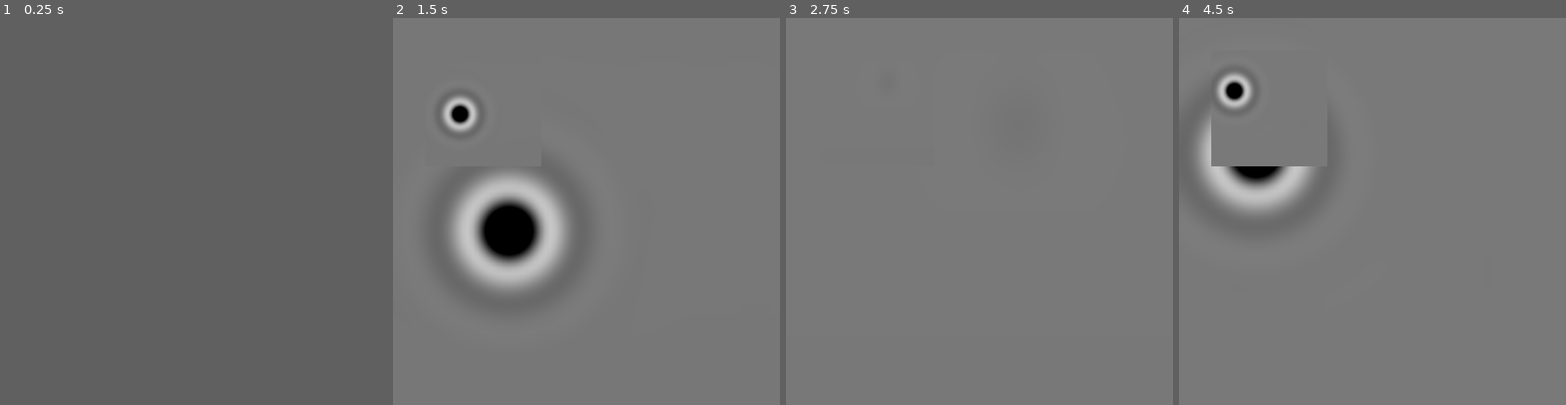
Above: before the commit, frames 1-4 (left to right).
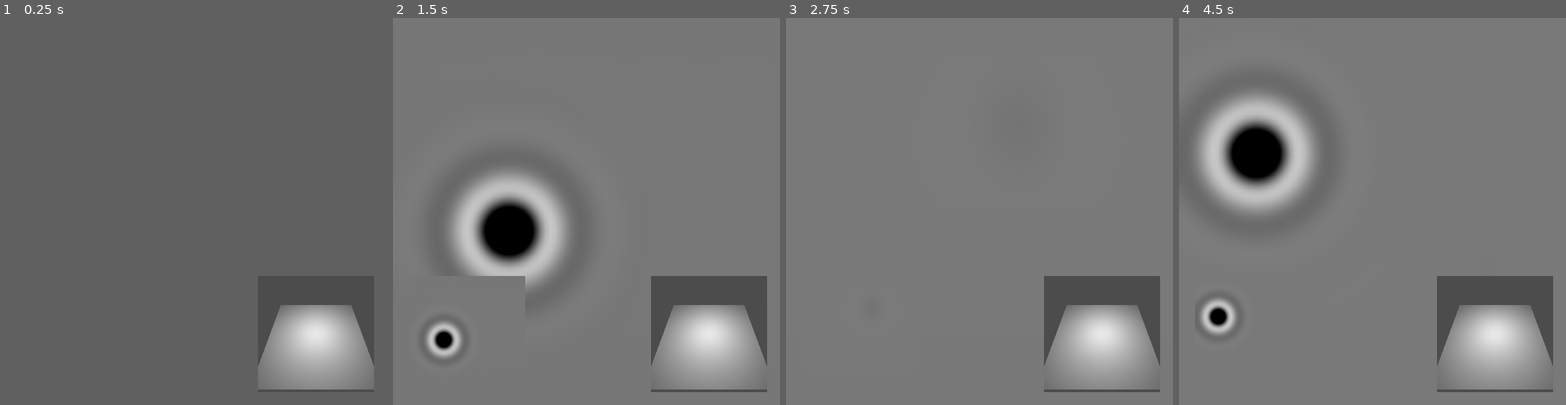
Above: after the commit, the same moments.

Repository: notapixelstudio/simulation-shader
Game: Godot game, scene res://Main.tscn
Two runs of this game, one before a commit and one after it. Both use one fixed random seed, a clock stepped at 60 frames per second and the inputs below.
Inputs (mouse positions are in pixels of both pictures, inside the frame that each line leads up to):
- Up to frame 1 (0.25 s): no input
- Up to frame 2 (1.5 s): tap Enter at 0.5 s; move the mouse to (671, 192) at 0.52 s; click (671, 192) at 0.67 s; move the mouse to (509, 230) at 1.27 s; click (509, 230) at 1.42 s
- Up to frame 3 (2.75 s): move the mouse to (1018, 126) at 2.02 s; click (1018, 126) at 2.17 s
- Up to frame 4 (4.5 s): move the mouse to (1353, 288) at 2.77 s; click (1353, 288) at 2.92 s; move the mouse to (1488, 269) at 3.52 s; click (1488, 269) at 3.67 s; move the mouse to (1256, 153) at 4.27 s; click (1256, 153) at 4.42 s

The runs differ from the first frame. In frame 1, 5.3% of the frame differs, in the area x 67-97%, y 74-96%; in frame 2, 8.4%; in frame 3, 6.8%; in frame 4, 12%, in the area x 5-97%, y 14-97%.

Commit message:
setup for 3d scene

Diff:
--- a/Main.gd
+++ b/Main.gd
@@ -17,6 +17,8 @@
 	# tell the mouse coordinates to the simulation shader
 	$Simulation.set_shader_param("explosion_center", get_local_mouse_position())
 
+	$ThreeDView.set_heightmap($Simulation.get_texture())
+
 func _input(event):
 	# set or reset the `explosion` parameter of the simulation shader according
 	# to the state of mouse buttons
--- a/Main.tscn
+++ b/Main.tscn
@@ -1,8 +1,9 @@
-[gd_scene load_steps=4 format=2]
+[gd_scene load_steps=5 format=2]
 
 [ext_resource path="res://Simulation.tscn" type="PackedScene" id=1]
 [ext_resource path="res://Main.gd" type="Script" id=2]
 [ext_resource path="res://explosion_simulation.gdshader" type="Shader" id=3]
+[ext_resource path="res://ThreeDView.tscn" type="PackedScene" id=4]
 
 [node name="Main" type="Control"]
 anchor_right = 1.0
@@ -21,9 +22,12 @@
 }
 
 [node name="Sprite" type="Sprite" parent="."]
-position = Vector2( 50, 50 )
+position = Vector2( 25, 400 )
 scale = Vector2( 0.3, 0.3 )
 centered = false
 
+[node name="ThreeDView" parent="." instance=ExtResource( 4 )]
+position = Vector2( 400, 400 )
+
 [node name="Simulation" parent="." instance=ExtResource( 1 )]
 shader = ExtResource( 3 )
--- /dev/null
+++ b/ThreeDView.gd
@@ -0,0 +1,12 @@
+extends Sprite
+
+onready var camera = $Viewport/Spatial/Camera
+onready var terrain = $Viewport/Spatial/Terrain
+
+func _ready():
+	texture = $Viewport.get_texture()
+
+	camera.look_at(terrain.translation, Vector3(0, 1, 0))
+
+func set_heightmap(texture: ImageTexture) -> void:
+	terrain.get_surface_material(0).set_shader_param('heightmap', texture)
--- /dev/null
+++ b/ThreeDView.tscn
@@ -0,0 +1,38 @@
+[gd_scene load_steps=6 format=2]
+
+[ext_resource path="res://ThreeDView.gd" type="Script" id=1]
+[ext_resource path="res://height.gdshader" type="Shader" id=2]
+
+[sub_resource type="PlaneMesh" id=1]
+size = Vector2( 40, 40 )
+subdivide_width = 19
+subdivide_depth = 19
+
+[sub_resource type="ShaderMaterial" id=3]
+shader = ExtResource( 2 )
+
+[sub_resource type="Environment" id=4]
+
+[node name="3DView" type="Sprite"]
+centered = false
+script = ExtResource( 1 )
+
+[node name="Viewport" type="Viewport" parent="."]
+size = Vector2( 180, 180 )
+render_target_v_flip = true
+
+[node name="Spatial" type="Spatial" parent="Viewport"]
+
+[node name="Terrain" type="MeshInstance" parent="Viewport/Spatial"]
+mesh = SubResource( 1 )
+material/0 = SubResource( 3 )
+
+[node name="Camera" type="Camera" parent="Viewport/Spatial"]
+transform = Transform( 1, 0, 0, 0, 1, 0, 0, 0, 1, 0, 30, 20 )
+
+[node name="OmniLight" type="OmniLight" parent="Viewport/Spatial"]
+transform = Transform( 1, 0, 0, 0, 1, 0, 0, 0, 1, 0, 10, 0 )
+omni_range = 50.0
+
+[node name="WorldEnvironment" type="WorldEnvironment" parent="."]
+environment = SubResource( 4 )
--- /dev/null
+++ b/height.gdshader
@@ -0,0 +1,16 @@
+shader_type spatial;
+
+uniform sampler2D heightmap;
+
+/*
+void vertex() {
+	float h = texture(heightmap, UV).g;
+	VERTEX = vec3(VERTEX.x, h, VERTEX.z);
+	COLOR.rgb = vec3(h);
+}*/
+
+void fragment() {
+	//NORMAL = normalize(cross(dFdx(VERTEX), dFdy(VERTEX)));
+	//ALBEDO = vec3(COLOR.r);
+	ALBEDO = vec3(texture(heightmap, UV).r);
+}
